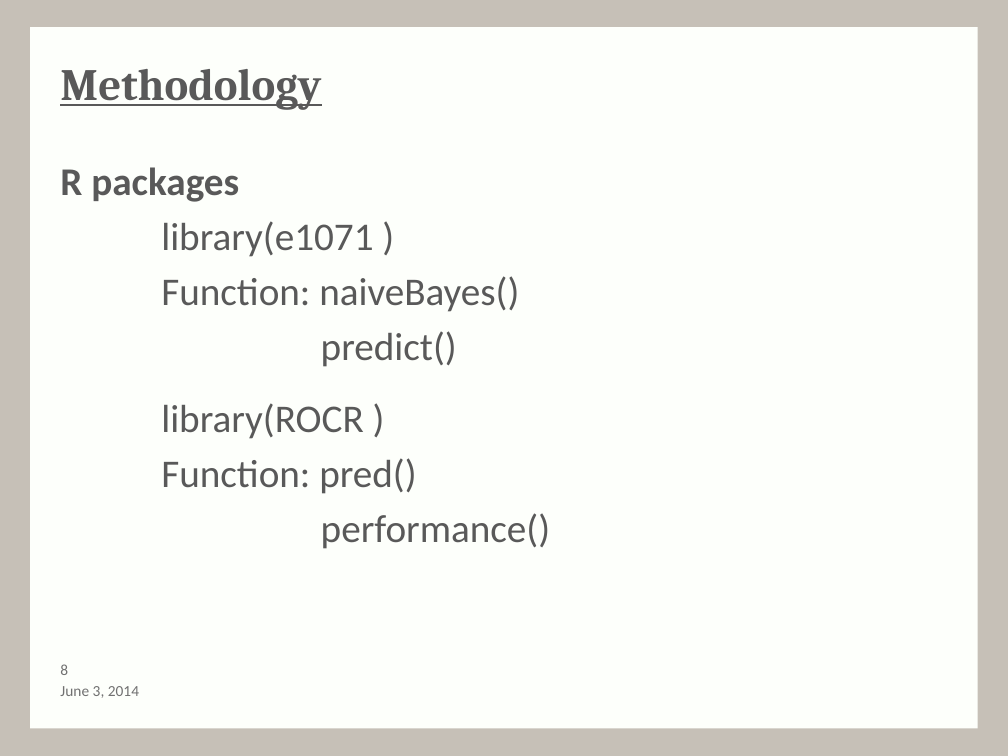
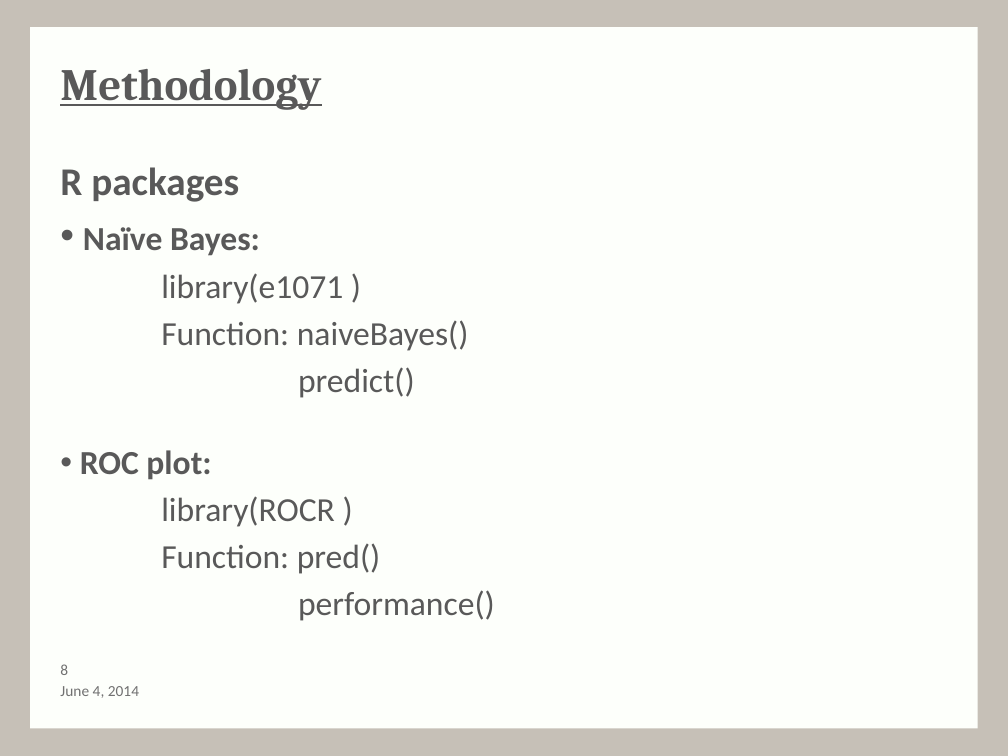
Before and after one commit to MartinGuyer/Project3ML, a slide deck: slide 9 of Presentation/presentation-draft.pptx. Drawn at 1008x756 pixels with LibreOffice and Linux fonts; fonts in the diff are those of the drawing; background and template pictures are left out. Boxes give left, top, right and bottom in pixels: in the first picture for what was removed or moved away, otherwise in the second. Text is boxed around its words. In the diff, an @@ line names an element or a change of style, - is before the commit and + after.

```diff
--- a/Presentation/presentation-draft.pptx
+++ b/Presentation/presentation-draft.pptx
@@ text at bbox=[83, 227, 260, 256]: paragraph added @@
+• Naïve Bayes:
@@ text at bbox=[161, 273, 495, 621]: size 28 to 24 pt in "library(e1071 )", "Function: naiveBayes()", "predict()", "library(ROCR )" and 2 more places; list level 5 to 1 in "library(ROCR )" @@
@@ text at bbox=[80, 450, 211, 480]: paragraph added @@
+• ROC plot:
@@ text at bbox=[60, 686, 139, 698]: text changed @@
-June 3, 2014
+June 4, 2014
```
Also in this commit, not shown: 17 other slides changed.
